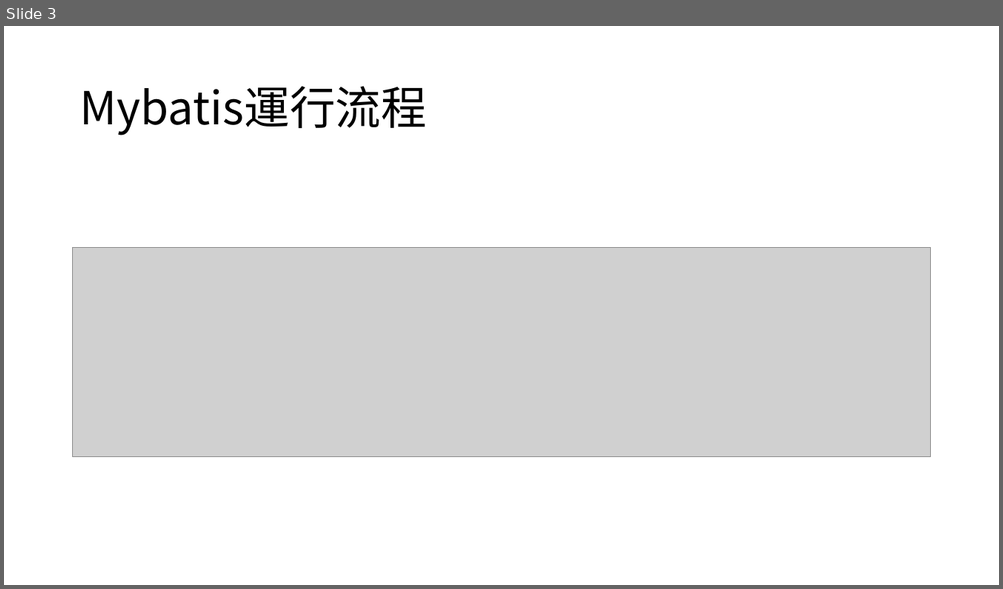
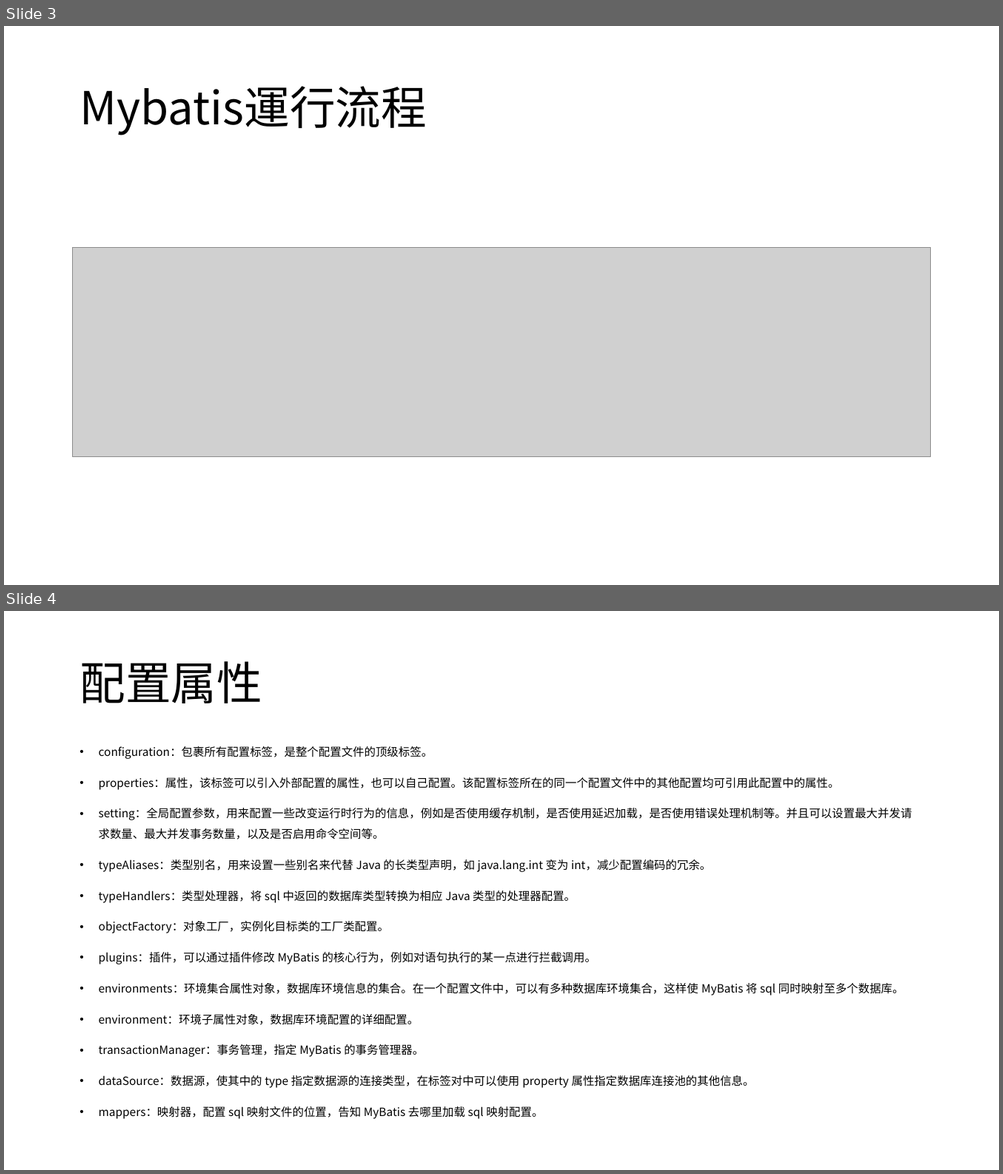
Before and after one commit to chenfuhai775/JavaStart, a slide deck: Mybatis流程.pptx. Shown one above the other, each under a label of ours: slide 3 before the commit, slides 3 and 4 after it. The pictures are 1003x589 and 1003x1174 pixels, drawn with LibreOffice and Linux fonts; fonts in the diff are those of the drawing; grey boxes stand for pictures. Boxes give left, top, right and bottom in pixels: in the first picture for what was removed or moved away, otherwise in the second. Text is boxed around its words. In the diff, an @@ line names an element or a change of style, - is before the commit and + after.

```diff
--- a/Mybatis流程.pptx
+++ b/Mybatis流程.pptx
@@ slide 4 added at (4,611,999,1170), background #FFFFFF @@
@@ title added at (79,661,262,703), 44 pt, text #000000 @@
+配置属性
@@ text added at (99,746,912,1119), 11 pt, text #000000 @@
+• configuration：包裹所有配置标签，是整个配置文件的顶级标签。
+• properties：属性，该标签可以引入外部配置的属性，也可以自己配置。该配置标签所在的同一个配置文件中的其他配置均可引用此配置中的属性。
+• setting：全局配置参数，用来配置一些改变运行时行为的信息，例如是否使用缓存机制，是否使用延迟加载，是否使用错误处理机制等。并且可以设置最大并发请求数量、最大并发事务数量，以及是否启用命令空间等。
+• typeAliases：类型别名，用来设置一些别名来代替 Java 的长类型声明，如 java.lang.int 变为 int，减少配置编码的冗余。
+• typeHandlers：类型处理器，将 sql 中返回的数据库类型转换为相应 Java 类型的处理器配置。
+• objectFactory：对象工厂，实例化目标类的工厂类配置。
+• plugins：插件，可以通过插件修改 MyBatis 的核心行为，例如对语句执行的某一点进行拦截调用。
+• environments：环境集合属性对象，数据库环境信息的集合。在一个配置文件中，可以有多种数据库环境集合，这样使 MyBatis 将 sql 同时映射至多个数据库。
+• environment：环境子属性对象，数据库环境配置的详细配置。
+• transactionManager：事务管理，指定 MyBatis 的事务管理器。
+• dataSource：数据源，使其中的 type 指定数据源的连接类型，在标签对中可以使用 property 属性指定数据库连接池的其他信息。
+• mappers：映射器，配置 sql 映射文件的位置，告知 MyBatis 去哪里加载 sql 映射配置。
```
Also in this commit, not shown: 2 slides changed, 1 other slide added, 2 slides removed, 9 other files.
